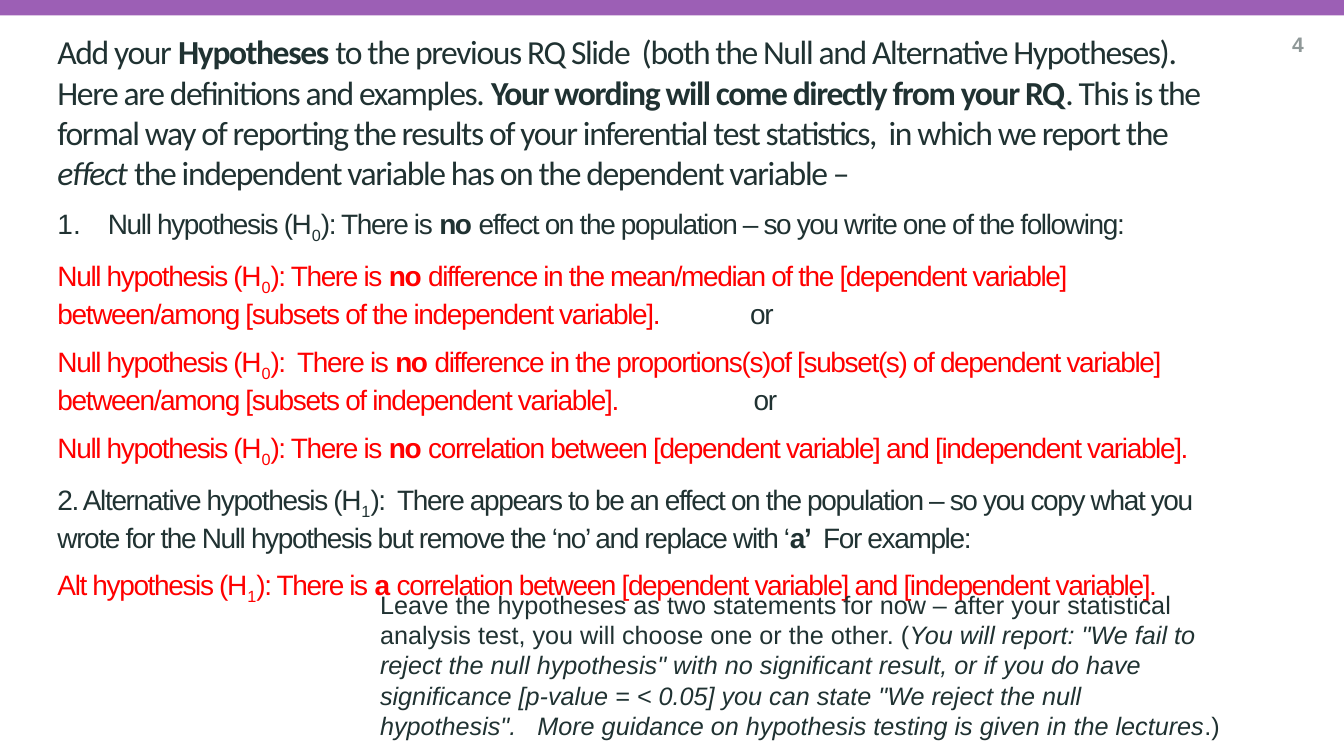
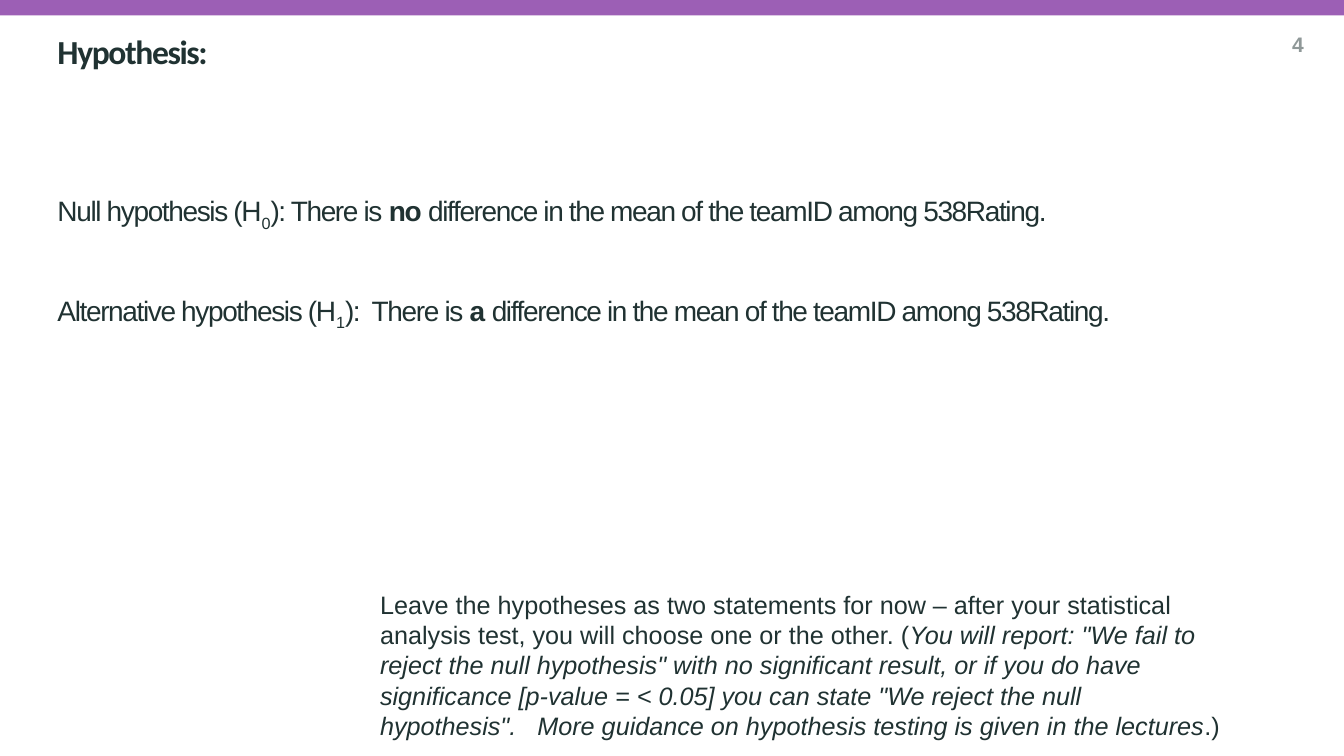
Before and after one commit to IbbiShahid/Research-Question-and-Visualisation, a slide deck: slide 5 of researchQuestion.pptx. Drawn at 1344x756 pixels with LibreOffice and Linux fonts; fonts in the diff are those of the drawing; background and template pictures are left out. Boxes give left, top, right and bottom in pixels: in the first picture for what was removed or moved away, otherwise in the second. Text is boxed around its words. In the diff, an @@ line names an element or a change of style, - is before the commit and + after.

```diff
--- a/researchQuestion.pptx
+++ b/researchQuestion.pptx
@@ subtitle at (57, 40, 1110, 326): text changed @@
-Add your Hypotheses to the previous RQ Slide (both the Null and Alternative Hypotheses). Here are definitions and examples. Your wording will come directly from your RQ. This is the formal way of reporting the results of your inferential test statistics, in which we report the effect the independent variable has on the dependent variable –
-1. Null hypothesis (H0): There is no effect on the population – so you write one of the following:
-Null hypothesis (H0): There is no difference in the mean/median of the [dependent variable] between/among [subsets of the independent variable]. or
-Null hypothesis (H0): There is no difference in the proportions(s)of [subset(s) of dependent variable] between/among [subsets of independent variable]. or
-Null hypothesis (H0): There is no correlation between [dependent variable] and [independent variable].
-2. Alternative hypothesis (H1): There appears to be an effect on the population – so you copy what you wrote for the Null hypothesis but remove the ‘no’ and replace with ‘a’ For example:
-Alt hypothesis (H1): There is a correlation between [dependent variable] and [independent variable].
+Hypothesis:
+Null hypothesis (H0): There is no difference in the mean of the teamID among 538Rating.
+Alternative hypothesis (H1): There is a difference in the mean of the teamID among 538Rating.
```
